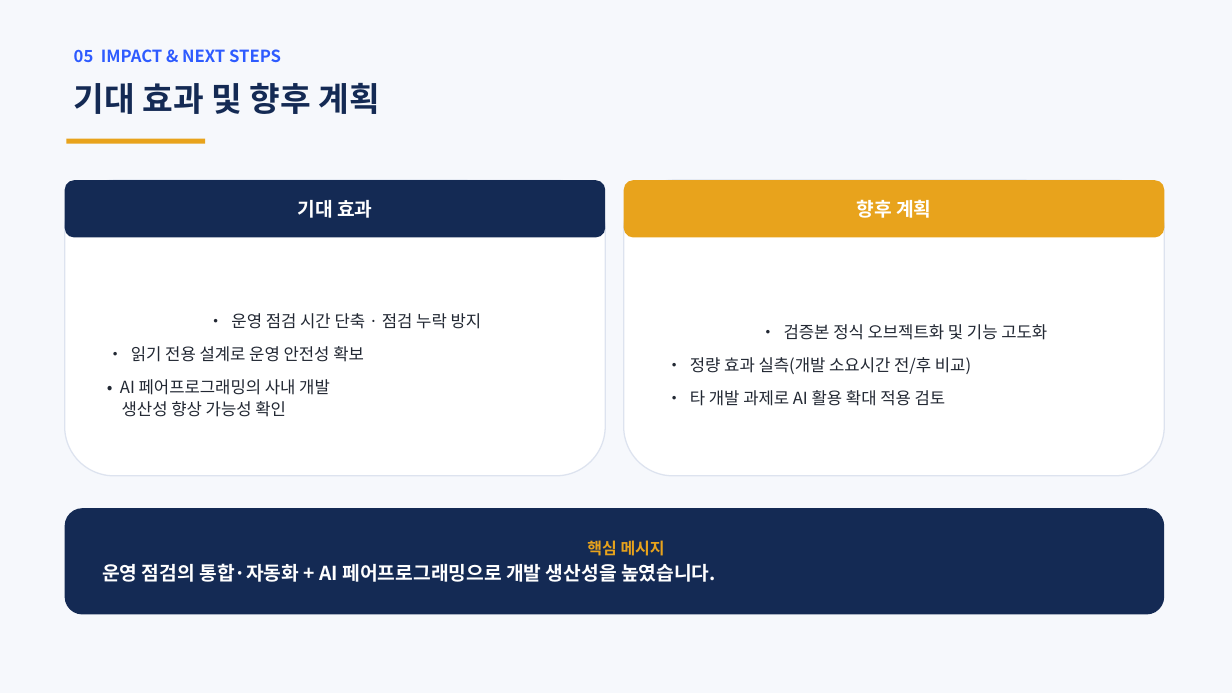
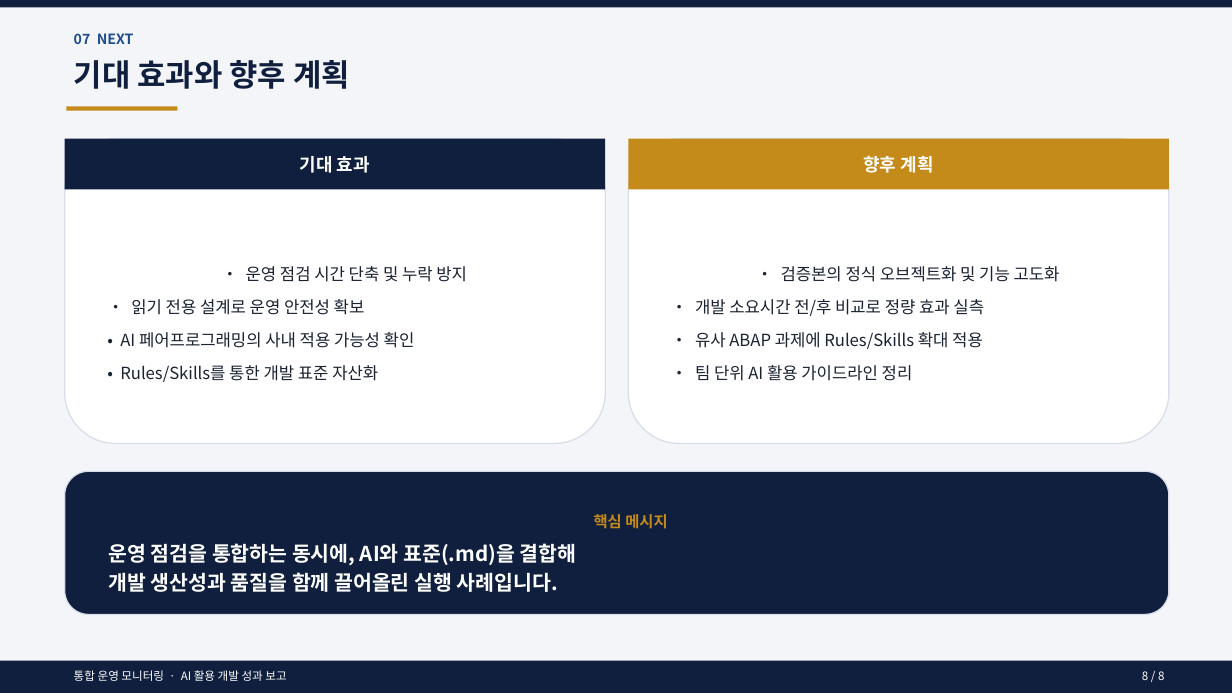
Before and after one commit to hyosungitx00/AI, a slide deck: slide 8 of docs/report/Y_OPS_MONITOR_V2_발표자료.pptx (slide 6 before the commit). Drawn at 1232x693 pixels with LibreOffice and Linux fonts; fonts in the diff are those of the drawing. Boxes give left, top, right and bottom in pixels: in the first picture for what was removed or moved away, otherwise in the second. Text is boxed around its words. In the diff, an @@ line names an element or a change of style, - is before the commit and + after.

```diff
--- a/docs/report/Y_OPS_MONITOR_V2_발표자료.pptx
+++ b/docs/report/Y_OPS_MONITOR_V2_발표자료.pptx
@@ rectangle at (x1=0, y1=0, x2=1232, y2=693): fill #F6F8FC to #F3F5F9 @@
@@ rectangle added at (x1=0, y1=0, x2=1232, y2=7), fill #0F1F3D @@
@@ text removed at (x1=74, y1=49, x2=281, y2=62) @@
-05 IMPACT & NEXT STEPS
@@ text added at (x1=74, y1=33, x2=134, y2=44), 11 pt, text #1E4D8C, bold @@
+07 NEXT
@@ text at (x1=74, y1=60, x2=350, y2=89): text changed; size 26 to 24 pt; text colour #142A54 to #0F1F3D @@
-기대 효과 및 향후 계획
+기대 효과와 향후 계획
@@ rectangle resized from (x1=67, y1=139, x2=205, y2=144) to (x1=67, y1=106, x2=177, y2=111) @@
@@ rectangle at (x1=67, y1=106, x2=177, y2=111): fill #E8A31C to #C48A1A @@
@@ text "기대 효과" moved from (x1=297, y1=200, x2=372, y2=218) to (x1=300, y1=156, x2=370, y2=173) @@
@@ text "기대 효과" at (x1=300, y1=156, x2=370, y2=173): size 15 to 14 pt @@
@@ rounded rectangle "• 운영 점검 시간 단축 ..." resized from (x1=65, y1=180, x2=605, y2=476) to (x1=65, y1=139, x2=605, y2=444) @@
@@ rounded rectangle "• 운영 점검 시간 단축 ..." at (x1=65, y1=139, x2=605, y2=444): outline #DDE3EF 1 pt to #D8DEE9 1 pt @@
@@ rectangle added at (x1=65, y1=139, x2=605, y2=189), fill #0F1F3D @@
@@ text "향후 계획" at (x1=863, y1=156, x2=934, y2=173): size 15 to 14 pt @@
@@ text "향후 계획" moved from (x1=856, y1=199, x2=931, y2=218) to (x1=863, y1=156, x2=934, y2=173) @@
@@ rounded rectangle "• 검증본의 정식 오브젝트화 및 ..." at (x1=628, y1=139, x2=1169, y2=444): outline #DDE3EF 1 pt to #D8DEE9 1 pt @@
@@ rounded rectangle "• 검증본의 정식 오브젝트화 및 ..." resized from (x1=624, y1=180, x2=1165, y2=476) to (x1=628, y1=139, x2=1169, y2=444) @@
@@ rectangle added at (x1=628, y1=139, x2=1169, y2=189), fill #C48A1A @@
@@ rounded rectangle removed at (x1=65, y1=180, x2=605, y2=238) @@
@@ rounded rectangle removed at (x1=624, y1=180, x2=1165, y2=238) @@
@@ text in rounded rectangle at (x1=246, y1=266, x2=467, y2=282): text changed; text colour #222833 to #1A2332 @@
-• 운영 점검 시간 단축 · 점검 누락 방지
+• 운영 점검 시간 단축 및 누락 방지
@@ text in rounded rectangle at (x1=695, y1=266, x2=1060, y2=381): text changed; text colour #222833 to #1A2332 @@
-• 검증본 정식 오브젝트화 및 기능 고도화
-• 정량 효과 실측(개발 소요시간 전/후 비교)
-• 타 개발 과제로 AI 활용 확대 적용 검토
+• 검증본의 정식 오브젝트화 및 기능 고도화
+• 개발 소요시간 전/후 비교로 정량 효과 실측
+• 유사 ABAP 과제에 Rules/Skills 확대 적용
+• 팀 단위 AI 활용 가이드라인 정리
@@ text in rounded rectangle at (x1=131, y1=299, x2=365, y2=315): text colour #222833 to #1A2332 in "• 읽기 전용 설계로 운영 안전성 확보" @@
@@ text in rounded rectangle at (x1=120, y1=332, x2=415, y2=382): text changed; text colour #222833 to #1A2332 @@
-• AI 페어프로그래밍의 사내 개발
-생산성 향상 가능성 확인
+• AI 페어프로그래밍의 사내 적용 가능성 확인
+• Rules/Skills를 통한 개발 표준 자산화
@@ rounded rectangle "핵심 메시지" resized from (x1=65, y1=508, x2=1165, y2=615) to (x1=65, y1=471, x2=1169, y2=615) @@
@@ rounded rectangle "핵심 메시지" at (x1=65, y1=471, x2=1169, y2=615): fill #142A54 to #0F1F3D; outline none to #D8DEE9 1 pt @@
@@ text in rounded rectangle at (x1=594, y1=514, x2=667, y2=529): size 12.5 to 12 pt, text colour #E8A31C to #C48A1A in "핵심 메시지" @@
@@ text in rounded rectangle at (x1=109, y1=543, x2=577, y2=592): text changed; size 15 to 16 pt @@
-운영 점검의 통합·자동화 + AI 페어프로그래밍으로 개발 생산성을 높였습니다.
+운영 점검을 통합하는 동시에, AI와 표준(.md)을 결합해
+개발 생산성과 품질을 함께 끌어올린 실행 사례입니다.
@@ rectangle added at (x1=0, y1=661, x2=1232, y2=693), fill #0F1F3D @@
@@ text added at (x1=74, y1=670, x2=286, y2=681), 9 pt, text #FFFFFF @@
+통합 운영 모니터링 · AI 활용 개발 성과 보고
@@ text added at (x1=1142, y1=671, x2=1164, y2=680), 9 pt, text #FFFFFF @@
+8 / 8
```
Also in this commit, not shown: 2 other slides changed, 5 slides added, 3 slides removed, 3 other files.
